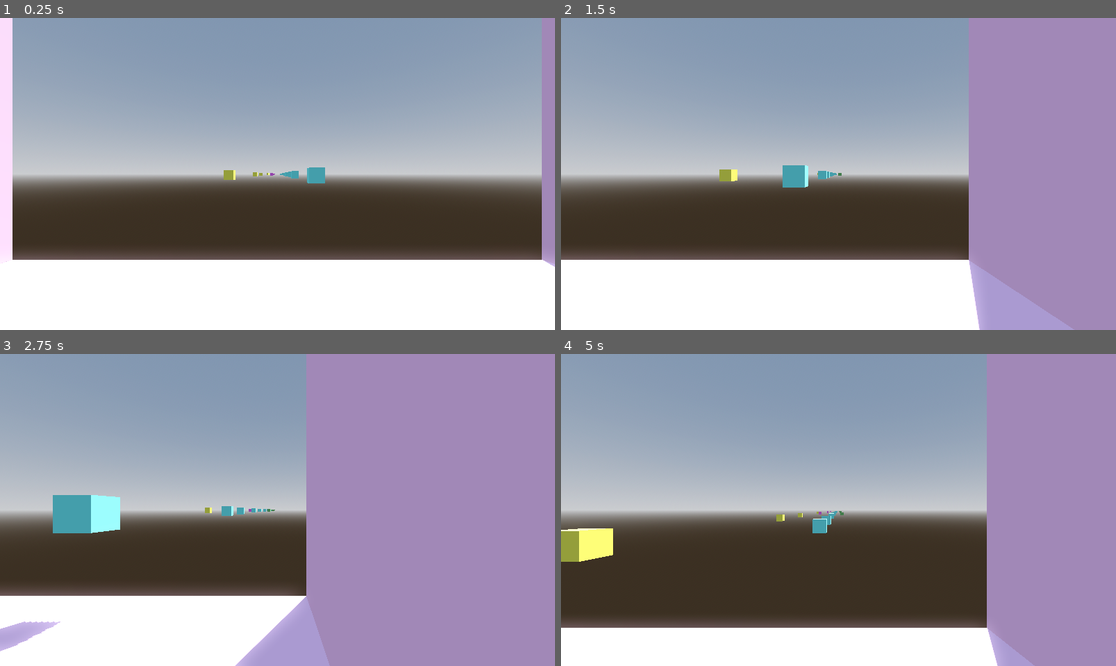
Above: before the commit, frames 1-4 (two rows, left to right).
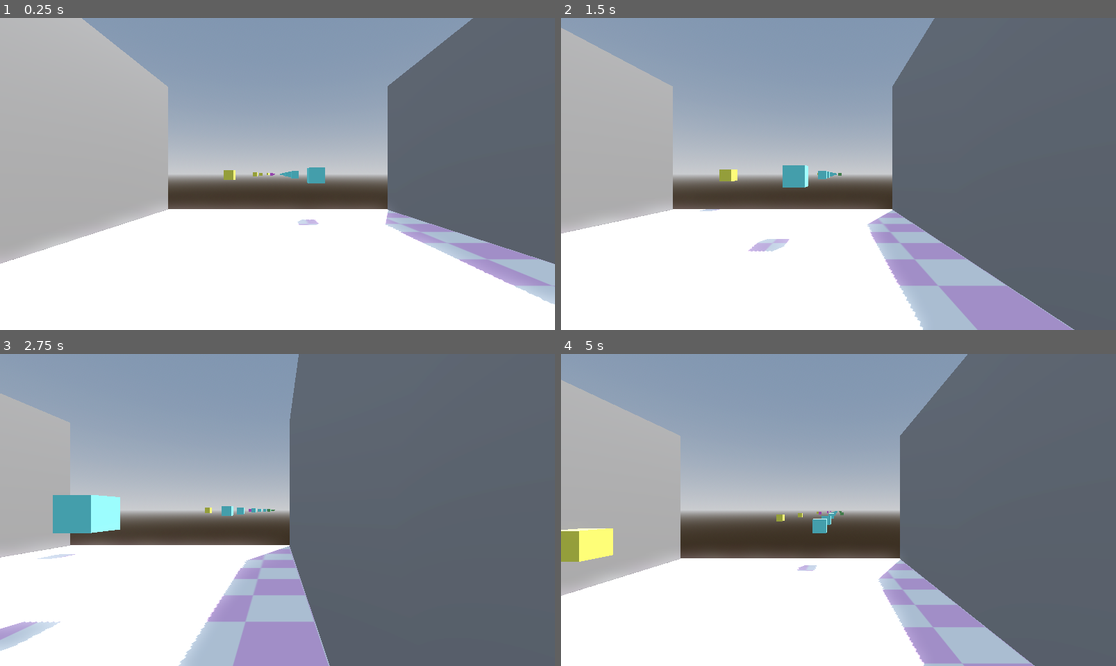
Above: after the commit, the same moments.

Repository: Ava-TU/ShooterGame_Assignment
Game: Godot game, scene res://Scenes/Level.tscn
Same seed, same stepped clock (60 frames per second), same inputs: the game is played once before the commit and once after it. The project has no main scene, so this scene is started directly.
Inputs:
- Up to frame 1 (0.25 s): no input
- Up to frame 2 (1.5 s): tap Enter (ui_accept) at 0.5, 0.77 s; hold D (right) 0.53-1.28 s; hold Down (ui_down) from 1.28 s (still down)
- Up to frame 3 (2.75 s): tap Enter (ui_accept) at 1.52 s; release Down (ui_down) at 2.03 s; hold D (right) from 2.03 s (still down)
- Up to frame 4 (5 s): release D (right) at 2.78 s; hold Up (ui_up) 2.78-3.53 s; tap Enter (ui_accept) at 3.02, 3.77, 4.52 s; hold A (left) from 3.53 s (still down)

The runs differ from the first frame. In frame 1, 46% of the frame differs, in the area x 0-100%, y 0-92%; in frame 2, 53%; in frame 3, 62%, in the area x 0-100%, y 0-100%; in frame 4, 56%.

Commit message:
Added ground texture
And it repeats by changing the scale size on the materials UV1 option

Diff:
--- a/shooter_assignment/Scenes/Level.tscn
+++ b/shooter_assignment/Scenes/Level.tscn
@@ -6,6 +6,7 @@
 [ext_resource type="PackedScene" uid="uid://b0u8o58y6hb3a" path="res://Modules/canvas2.tscn" id="3_ienac"]
 [ext_resource type="PackedScene" uid="uid://dpjgjcup7kugf" path="res://Modules/canvas3.tscn" id="4_5rrr5"]
 [ext_resource type="PackedScene" uid="uid://c4euft6u77gs7" path="res://Modules/canvas4.tscn" id="5_or7tv"]
+[ext_resource type="Texture2D" uid="uid://cqh5lgvo7m1dm" path="res://Textures/PinkCheckerdGroundTexture.jpg" id="7_ienac"]
 
 [sub_resource type="ProceduralSkyMaterial" id="ProceduralSkyMaterial_0ba56"]
 sky_horizon_color = Color(0.662243, 0.671743, 0.686743, 1)
@@ -22,14 +23,19 @@
 
 [sub_resource type="CapsuleShape3D" id="CapsuleShape3D_sfrck"]
 
-[sub_resource type="StandardMaterial3D" id="StandardMaterial3D_sfrck"]
-albedo_color = Color(1, 0.788544, 0.992864, 1)
+[sub_resource type="StandardMaterial3D" id="StandardMaterial3D_5rrr5"]
+albedo_texture = ExtResource("7_ienac")
+uv1_scale = Vector3(17, 17, 17)
 
 [sub_resource type="BoxMesh" id="BoxMesh_sfrck"]
-material = SubResource("StandardMaterial3D_sfrck")
+material = SubResource("StandardMaterial3D_5rrr5")
 
 [sub_resource type="ConcavePolygonShape3D" id="ConcavePolygonShape3D_0ba56"]
 data = PackedVector3Array(-0.5, 0.5, 0.5, 0.5, 0.5, 0.5, -0.5, -0.5, 0.5, 0.5, 0.5, 0.5, 0.5, -0.5, 0.5, -0.5, -0.5, 0. …(500 unchanged characters)…
+
+[sub_resource type="BoxMesh" id="BoxMesh_ienac"]
+
+[sub_resource type="BoxMesh" id="BoxMesh_5rrr5"]
 
 [node name="Node3D" type="Node3D"]
 transform = Transform3D(1, 0, 0, 0, 1, 0, 0, 0, 1, 0.000967026, 0.0482588, -0.0245705)
@@ -60,29 +66,33 @@
 [node name="Ground" type="StaticBody3D" parent="."]
 
 [node name="MeshInstance3D" type="MeshInstance3D" parent="Ground"]
-transform = Transform3D(20, 0, 0, 0, 1, 0, 0, 0, 8, 0, 0, 0)
+transform = Transform3D(20, 0, 0, 0, 1, 0, 0, 0, 27.4555, 0, 0, 0)
 mesh = SubResource("BoxMesh_sfrck")
 
 [node name="CollisionShape3D" type="CollisionShape3D" parent="Ground"]
-transform = Transform3D(20, 0, 0, 0, 1, 0, 0, 0, 8, 0, 0, 0)
+transform = Transform3D(20, 0, 0, 0, 1, 0, 0, 0, 27.4555, 0, 0, 0)
 shape = SubResource("ConcavePolygonShape3D_0ba56")
 
 [node name="Left_Wall" type="StaticBody3D" parent="."]
 transform = Transform3D(1.18819, 0, 0, 0, 10.8456, 0, 0, 0, 8, -9.45217, 4.99135, 0)
 
 [node name="MeshInstance3D" type="MeshInstance3D" parent="Left_Wall"]
-mesh = SubResource("BoxMesh_sfrck")
+transform = Transform3D(1, 0, 0, 0, 1, 0, 0, 0, 3.40629, 0, 0, 0)
+mesh = SubResource("BoxMesh_ienac")
 skeleton = NodePath("")
 
 [node name="CollisionShape3D" type="CollisionShape3D" parent="Left_Wall"]
+transform = Transform3D(1, 0, 0, 0, 1, 0, 0, 0, 3.40629, 0, 0, 0)
 shape = SubResource("ConcavePolygonShape3D_0ba56")
 
 [node name="Right_Wall" type="StaticBody3D" parent="."]
 transform = Transform3D(1.18819, 0, 0, 0, 10.8456, 0, 0, 0, 8, 9.43696, 4.99135, 0)
 
 [node name="MeshInstance3D" type="MeshInstance3D" parent="Right_Wall"]
-mesh = SubResource("BoxMesh_sfrck")
+transform = Transform3D(1, 0, 0, 0, 1, 0, 0, 0, 3.39184, 0, 0, 0)
+mesh = SubResource("BoxMesh_5rrr5")
 skeleton = NodePath("")
 
 [node name="CollisionShape3D" type="CollisionShape3D" parent="Right_Wall"]
+transform = Transform3D(1, 0, 0, 0, 1, 0, 0, 0, 3.39184, 0, 0, 0)
 shape = SubResource("ConcavePolygonShape3D_0ba56")
Not shown: 1 places in shooter_assignment/Scenes/Level.tscn that only renumber resources
Binary file added: shooter_assignment/Textures/PinkCheckerdGroundTexture.jpg
Not shown, added: shooter_assignment/Textures/PinkCheckerdGroundTexture.jpg.import
